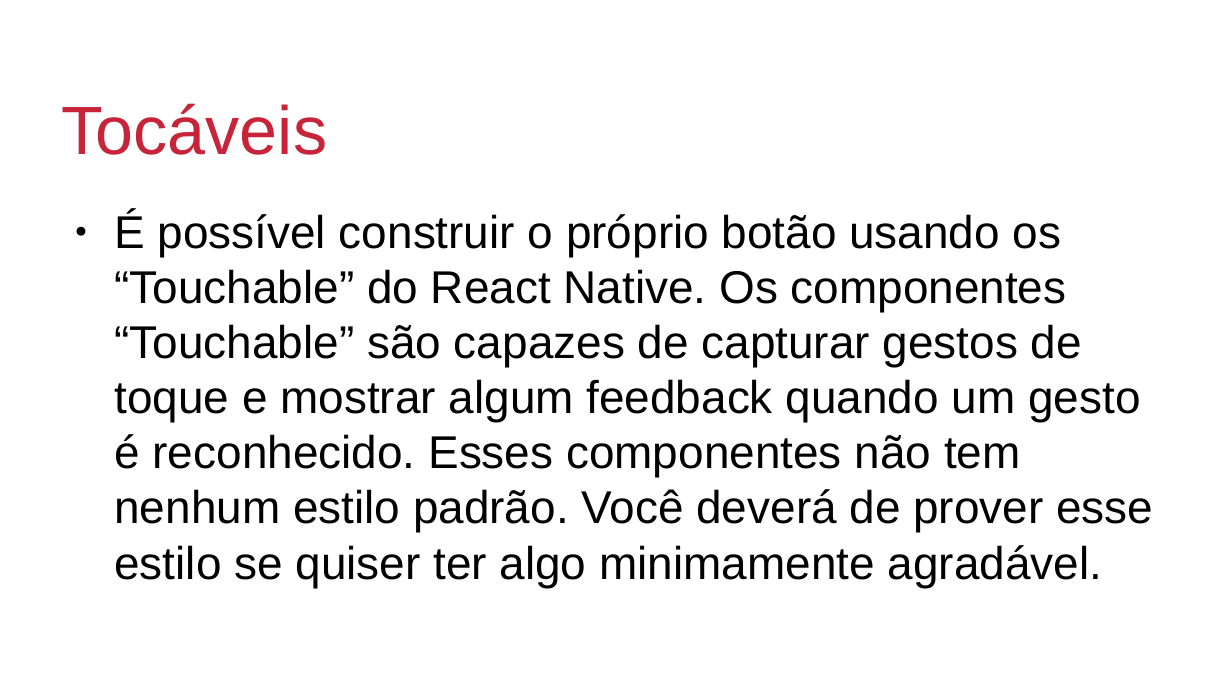
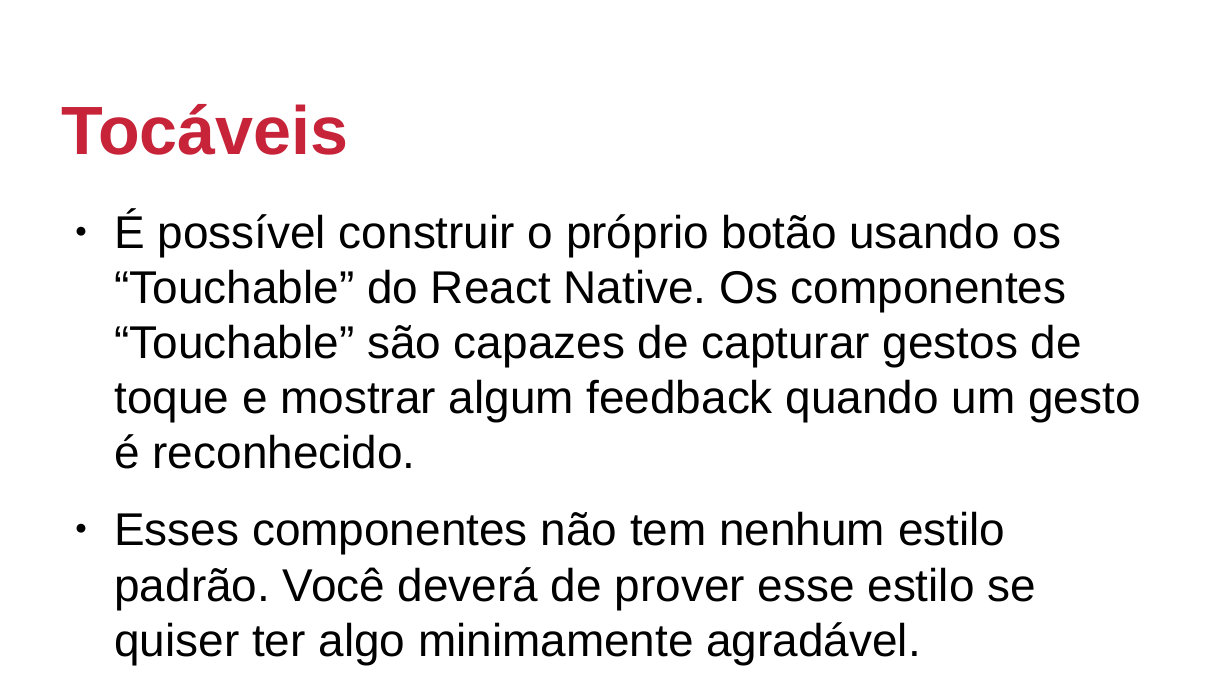
Before and after one commit to johnmagt/PIDM-2019_2, a slide deck: slide 19 of SLIDES/aula02.odp (slide 13 before the commit). Drawn at 1232x693 pixels with LibreOffice and Linux fonts; fonts in the diff are those of the drawing; background and template pictures are left out. Boxes give left, top, right and bottom in pixels: in the first picture for what was removed or moved away, otherwise in the second. Text is boxed around its words. In the diff, an @@ line names an element or a change of style, - is before the commit and + after.

```diff
--- a/SLIDES/aula02.odp
+++ b/SLIDES/aula02.odp
@@ title "Tocáveis" at [62,104,349,155]: bold on @@
@@ text at [114,212,1140,665]: text changed @@
-● É possível construir o próprio botão usando os “Touchable” do React Native. Os componentes “Touchable” são capazes de capturar gestos de toque e mostrar algum feedback quando um gesto é reconhecido. Esses componentes não tem nenhum estilo padrão. Você deverá de prover esse estilo se quiser ter algo minimamente agradável.
+● É possível construir o próprio botão usando os “Touchable” do React Native. Os componentes “Touchable” são capazes de capturar gestos de toque e mostrar algum feedback quando um gesto é reconhecido.
+● Esses componentes não tem nenhum estilo padrão. Você deverá de prover esse estilo se quiser ter algo minimamente agradável.
```
Also in this commit, not shown: 16 other slides changed, 7 slides added, 5 other files.
